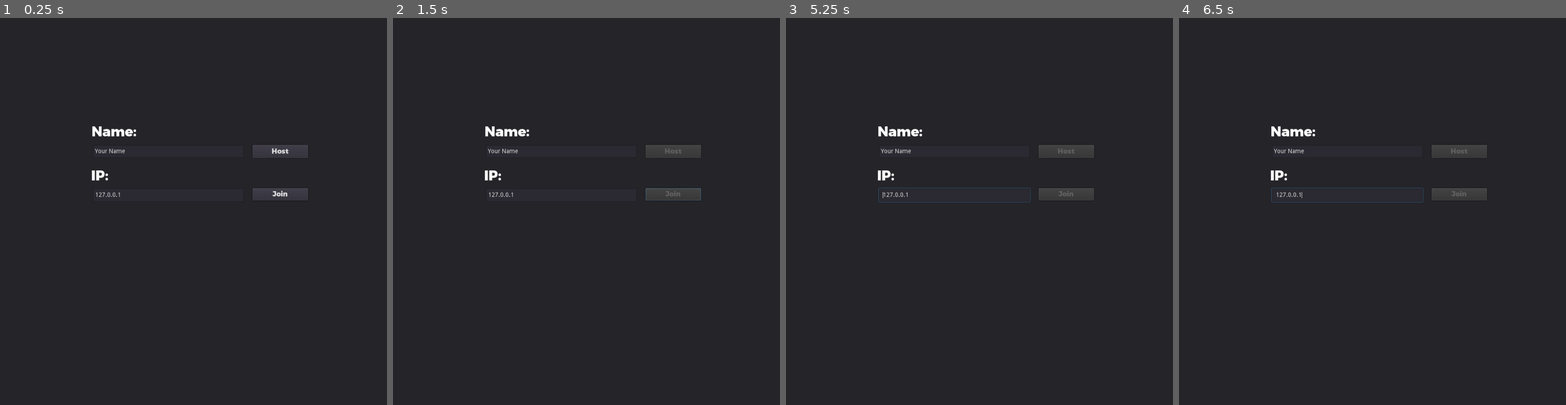
Above: before the commit, frames 1-4 (left to right).
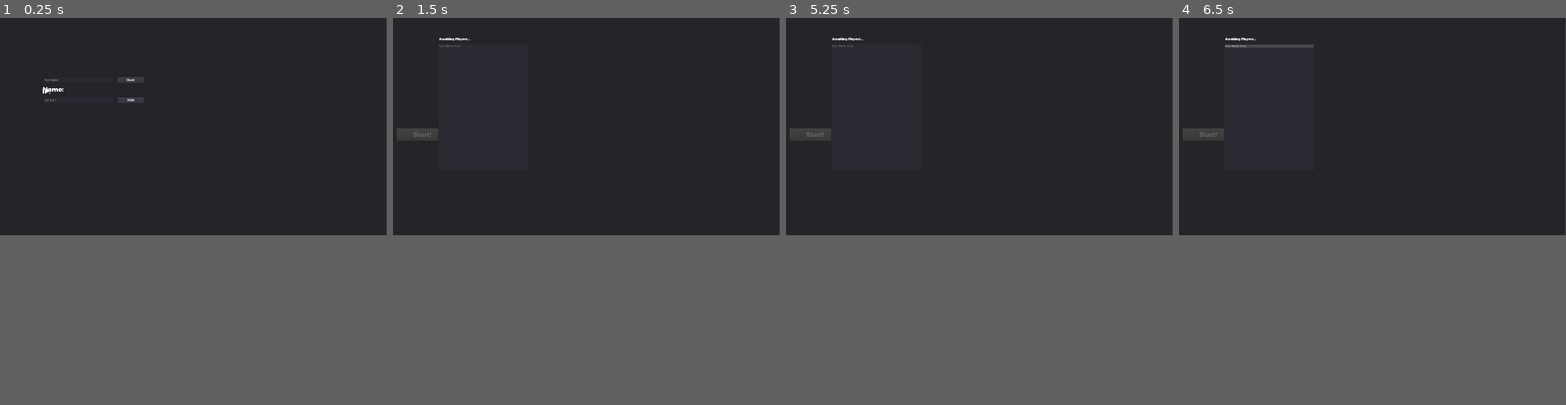
Above: after the commit, the same moments.

Repository: Roket132/GDMaze
Game: Godot game, scene res://Network/Lobby.tscn
Two runs of this game, one before a commit and one after it. Both use one fixed random seed, a clock stepped at 60 frames per second and the inputs below.
Inputs (mouse positions are in pixels of both pictures, inside the frame that each line leads up to):
- Up to frame 1 (0.25 s): no input
- Up to frame 2 (1.5 s): tap Enter at 0.5 s; move the mouse to (671, 192) at 0.52 s; hold Right (ui_right) 0.53-1.25 s; hold Middle mouse button (cam_drag) 0.53-1.25 s; click (671, 192) at 0.67 s; click (524, 130) at 1.25 s, where only the run after the commit has a clickable "Host"
- Up to frame 3 (5.25 s): drag from (902, 230) to (960, 288) at 2.02 s; move the mouse to (1018, 126) at 2.77 s; hold Right (ui_right) 2.78-3.5 s; hold Middle mouse button (cam_drag) 2.78-3.5 s; click (1018, 126) at 2.92 s; drag from (960, 288) to (863, 153) at 3.52 s; move the mouse to (1095, 269) at 4.27 s; hold Left (ui_left) 4.28-5 s; hold Middle mouse button (cam_drag) 4.28-5 s; click (1095, 269) at 4.42 s; tap Space at 5 s; drag from (863, 153) to (921, 114) at 5.02 s
- Up to frame 4 (6.5 s): tap Enter at 5.75 s; move the mouse to (1391, 211) at 5.77 s; hold Down (ui_down) from 5.78 s (still down); hold Middle mouse button (cam_drag) from 5.78 s (still down); click (1391, 211) at 5.92 s
In our replay, the window is 800x800 before the commit and 799x449 after it. These sizes can differ from the game's own. Grey fills any space a smaller window leaves; there, only what the larger window draws over its background counts as a difference.

The runs differ from the first frame. In frame 1, 1.1% of the frame differs, in the area x 11-80%, y 15-47%; in frame 2, 1.2%; in frame 3, 1.3%; in frame 4, 1.5%, in the area x 1-80%, y 5-48%.
Error before the commit: Invalid get index '0' (on base: 'PoolStringArray'). (res://Map/Map.gd:30)

Commit message:
shadows

Diff:
--- /dev/null
+++ b/Interface/PlayerGUI/PlayerPanel.gd
@@ -0,0 +1,11 @@
+extends MarginContainer
+
+# Declare member variables here. Examples:
+# var a = 2
+# var b = "text"
+
+# Called when the node enters the scene tree for the first time.
+func _ready():
+	set_size(Vector2(OS.get_window_size().x, 64 + 32))
+	if get_tree().is_network_server():
+		queue_free()
--- /dev/null
+++ b/Interface/PlayerGUI/PlayerPanel.tscn
@@ -0,0 +1,123 @@
+[gd_scene load_steps=2 format=2]
+
+[ext_resource path="res://Interface/PlayerGUI/PlayerPanel.gd" type="Script" id=1]
+
+[node name="PlayerPanel" type="MarginContainer"]
+anchor_top = 1.0
+anchor_bottom = 1.0
+margin_top = -96.0
+margin_right = 1920.0
+size_flags_horizontal = 7
+size_flags_vertical = 5
+script = ExtResource( 1 )
+
+[node name="Panel" type="Panel" parent="."]
+margin_right = 1920.0
+margin_bottom = 96.0
+
+[node name="HBoxContainer" type="HBoxContainer" parent="Panel"]
+anchor_right = 1.0
+anchor_bottom = 1.0
+
+[node name="VBoxContainer" type="VBoxContainer" parent="Panel/HBoxContainer"]
+margin_right = 1799.0
+margin_bottom = 96.0
+size_flags_horizontal = 3
+size_flags_vertical = 3
+
+[node name="VSeparator" type="VSeparator" parent="Panel/HBoxContainer/VBoxContainer"]
+self_modulate = Color( 0, 0, 0, 0 )
+margin_right = 1799.0
+margin_bottom = 12.0
+size_flags_vertical = 3
+
+[node name="HBoxContainer" type="HBoxContainer" parent="Panel/HBoxContainer/VBoxContainer"]
+margin_top = 16.0
+margin_right = 1799.0
+margin_bottom = 80.0
+size_flags_horizontal = 3
+size_flags_vertical = 3
+
+[node name="HSeparator2" type="HSeparator" parent="Panel/HBoxContainer/VBoxContainer/HBoxContainer"]
+self_modulate = Color( 1, 1, 1, 0 )
+margin_right = 75.0
+margin_bottom = 64.0
+rect_min_size = Vector2( 75, 0 )
+
+[node name="InvContainer" type="HBoxContainer" parent="Panel/HBoxContainer/VBoxContainer/HBoxContainer"]
+margin_left = 79.0
+margin_right = 321.0
+margin_bottom = 64.0
+custom_constants/separation = 25
+
+[node name="Inv_1" type="Button" parent="Panel/HBoxContainer/VBoxContainer/HBoxContainer/InvContainer"]
+margin_right = 64.0
+margin_bottom = 64.0
+rect_min_size = Vector2( 64, 64 )
+
+[node name="Inv_2" type="Button" parent="Panel/HBoxContainer/VBoxContainer/HBoxContainer/InvContainer"]
+margin_left = 89.0
+margin_right = 153.0
+margin_bottom = 64.0
+rect_min_size = Vector2( 64, 0 )
+
+[node name="Inv_3" type="Button" parent="Panel/HBoxContainer/VBoxContainer/HBoxContainer/InvContainer"]
+margin_left = 178.0
+margin_right = 242.0
+margin_bottom = 64.0
+rect_min_size = Vector2( 64, 0 )
+
+[node name="HSeparator" type="HSeparator" parent="Panel/HBoxContainer/VBoxContainer/HBoxContainer"]
+modulate = Color( 0.145098, 0.145098, 0.164706, 1 )
+self_modulate = Color( 1, 1, 1, 0 )
+margin_left = 325.0
+margin_right = 1799.0
+margin_bottom = 64.0
+size_flags_horizontal = 3
+size_flags_vertical = 3
+
+[node name="VSeparator2" type="VSeparator" parent="Panel/HBoxContainer/VBoxContainer"]
+self_modulate = Color( 1, 1, 1, 0 )
+show_behind_parent = true
+margin_top = 84.0
+margin_right = 1799.0
+margin_bottom = 96.0
+size_flags_vertical = 3
+
+[node name="InfoContainer" type="VBoxContainer" parent="Panel/HBoxContainer"]
+editor/display_folded = true
+margin_left = 1803.0
+margin_right = 1920.0
+margin_bottom = 96.0
+
+[node name="VSeparator" type="VSeparator" parent="Panel/HBoxContainer/InfoContainer"]
+self_modulate = Color( 1, 1, 1, 0 )
+margin_right = 117.0
+margin_bottom = 37.0
+size_flags_vertical = 3
+
+[node name="HBoxContainer" type="HBoxContainer" parent="Panel/HBoxContainer/InfoContainer"]
+margin_top = 41.0
+margin_right = 117.0
+margin_bottom = 55.0
+
+[node name="Label" type="Label" parent="Panel/HBoxContainer/InfoContainer/HBoxContainer"]
+margin_right = 38.0
+margin_bottom = 14.0
+text = "Name"
+
+[node name="HSeparator" type="HSeparator" parent="Panel/HBoxContainer/InfoContainer/HBoxContainer"]
+self_modulate = Color( 1, 1, 1, 0 )
+margin_left = 42.0
+margin_right = 117.0
+margin_bottom = 14.0
+rect_min_size = Vector2( 75, 0 )
+size_flags_horizontal = 3
+size_flags_vertical = 3
+
+[node name="VSeparator2" type="VSeparator" parent="Panel/HBoxContainer/InfoContainer"]
+self_modulate = Color( 1, 1, 1, 0 )
+margin_top = 59.0
+margin_right = 117.0
+margin_bottom = 96.0
+size_flags_vertical = 3
--- a/Interface/PlayerInfo.tscn
+++ b/Interface/SpectatorGUI/PlayerInfo.tscn
@@ -1,6 +1,6 @@
 [gd_scene load_steps=3 format=2]
 
-[ext_resource path="res://Interface/PlayerInfo.gd" type="Script" id=1]
+[ext_resource path="res://Interface/SpectatorGUI/PlayerInfo.gd" type="Script" id=1]
 [ext_resource path="res://Player/sprites/stay_forward.png" type="Texture" id=2]
 
 [node name="Control" type="MarginContainer"]
--- a/Interface/VBoxContainer.gd
+++ /dev/null
@@ -1,10 +0,0 @@
-extends VBoxContainer
-
-func _ready():
-	$HBoxContainer/Avatar.set_size(Vector2(64, 64))
-	$HBoxContainer/Name.set_size(Vector2(64, 192))
-
-	$ScoreBox.set_size(Vector2(35, 256))
-	$MoneyBox.set_size(Vector2(35, 256))
-
-	$VBox
--- a/Map/Map.gd
+++ b/Map/Map.gd
@@ -18,6 +18,8 @@
 func _ready():
 	load_map("C:/Users/Dmitry/Desktop/GODOT PICTURE/GDMaze.txt")
 	draw_map(map)
+	if get_tree().is_network_server():
+		material.set_light_mode(0) # Normal mode
 
 func _physics_process(delta):
 	pass
--- a/Map/Map.tscn
+++ b/Map/Map.tscn
@@ -6,12 +6,18 @@
 [ext_resource path="res://StaticObjects/Bonfire.tscn" type="PackedScene" id=4]
 [ext_resource path="res://StaticObjects/Torch.tscn" type="PackedScene" id=5]
 
-[sub_resource type="ConvexPolygonShape2D" id=1]
+[sub_resource type="CanvasItemMaterial" id=1]
+light_mode = 2
+
+[sub_resource type="OccluderPolygon2D" id=6]
+polygon = PoolVector2Array( 0, 0, 64, 0, 64, 64, 0, 64 )
+
+[sub_resource type="ConvexPolygonShape2D" id=3]
 points = PoolVector2Array( 0, 0, 64, 0, 64, 64, 0, 64 )
 
-[sub_resource type="GDScript" id=2]
+[sub_resource type="GDScript" id=4]
 
-[sub_resource type="TileSet" id=3]
+[sub_resource type="TileSet" id=5]
 0/name = "grass.png 0"
 0/texture = ExtResource( 1 )
 0/tex_offset = Vector2( 0, 0 )
@@ -29,20 +35,22 @@
 1/region = Rect2( 0, 0, 64, 64 )
 1/tile_mode = 0
 1/occluder_offset = Vector2( 0, 0 )
+1/occluder = SubResource( 6 )
 1/navigation_offset = Vector2( 0, 0 )
 1/shapes = [ {
 "autotile_coord": Vector2( 0, 0 ),
 "one_way": false,
 "one_way_margin": 1.0,
-"shape": SubResource( 1 ),
+"shape": SubResource( 3 ),
 "shape_transform": Transform2D( 1, 0, 0, 1, 0, 0 )
 } ]
 1/z_index = 0
-script = SubResource( 2 )
+script = SubResource( 4 )
 
 [node name="Map" type="TileMap"]
+material = SubResource( 1 )
 position = Vector2( 2, -1 )
-tile_set = SubResource( 3 )
+tile_set = SubResource( 5 )
 format = 1
 tile_data = PoolIntArray( 3866652, 0, 0 )
 script = ExtResource( 3 )
--- a/Network/Lobby.gd
+++ b/Network/Lobby.gd
@@ -39,6 +39,7 @@
 	var player_name = $Connect/NameEdit.text
 	gamestate.join_game(ip, player_name)
 
+
 func _on_connection_success():
 	get_node("Connect").hide()
 	get_node("Players").show()
--- a/Network/Lobby.tscn
+++ b/Network/Lobby.tscn
@@ -91,15 +91,12 @@
 visible = false
 anchor_right = 1.0
 anchor_bottom = 1.0
-__meta__ = {
-"_edit_group_": true
-}
 
 [node name="Start" type="Button" parent="Players"]
-margin_left = 320.0
-margin_top = 797.617
-margin_right = 576.0
-margin_bottom = 861.617
+margin_left = 18.3488
+margin_top = 547.783
+margin_right = 274.349
+margin_bottom = 611.783
 custom_fonts/font = SubResource( 5 )
 text = "Start!"
 
--- a/Network/gamestate.gd
+++ b/Network/gamestate.gd
@@ -146,6 +146,7 @@
 	host.create_client(ip, DEFAULT_PORT)
 	get_tree().set_network_peer(host)
 
+
 func get_player_list():
 	return players.values()
 
--- a/Player/Player.gd
+++ b/Player/Player.gd
@@ -31,6 +31,9 @@
 
 	if is_network_master():
 		$Camera2D.make_current()
+
+	if get_tree().is_network_server():
+		$Camera2D/ParallaxBackground/Sprite.queue_free()
 
 	print($AnimatedSprite.frames)
 	settings["texture"] = $AnimatedSprite.frames.get_frame("stay_forward", 0)
@@ -83,9 +86,9 @@
 		$AnimatedSprite.animation = "stay_forward"
 
 	if settings["rest_of_bonfire"] == 0:
-		$Camera2D.zoom = Vector2(0.5, 0.5)
+		$Light2D.set_texture_scale(1.96)
 	else:
-		$Camera2D.zoom = Vector2(0.643, 0.643)
+		$Light2D.set_texture_scale(2.76)
 
 	if is_network_master():
 		rset("puppet_pos", position)
--- a/Player/Player.tscn
+++ b/Player/Player.tscn
@@ -1,21 +1,24 @@
-[gd_scene load_steps=7 format=2]
+[gd_scene load_steps=10 format=2]
 
 [ext_resource path="res://Player/Player.gd" type="Script" id=1]
-[ext_resource path="res://Player/sprites/move_forward_1.png" type="Texture" id=2]
-[ext_resource path="res://Player/sprites/move_forward_2.png" type="Texture" id=3]
-[ext_resource path="res://Player/sprites/stay_forward.png" type="Texture" id=4]
+[ext_resource path="res://Player/sprites/stay_forward.png" type="Texture" id=2]
+[ext_resource path="res://Player/sprites/move_forward_1.png" type="Texture" id=3]
+[ext_resource path="res://Player/sprites/move_forward_2.png" type="Texture" id=4]
+[ext_resource path="res://Interface/PlayerGUI/PlayerPanel.tscn" type="PackedScene" id=5]
+[ext_resource path="res://Player/sprites/Fog.png" type="Texture" id=6]
+[ext_resource path="res://Player/sprites/splat_gr.png" type="Texture" id=7]
 
 [sub_resource type="SpriteFrames" id=1]
 animations = [ {
-"frames": [ ExtResource( 2 ), ExtResource( 3 ) ],
+"frames": [ ExtResource( 2 ) ],
+"loop": true,
+"name": "stay_forward",
+"speed": 5.0
+}, {
+"frames": [ ExtResource( 3 ), ExtResource( 4 ) ],
 "loop": true,
 "name": "move_forward",
 "speed": 10.0
-}, {
-"frames": [ ExtResource( 4 ) ],
-"loop": true,
-"name": "stay_forward",
-"speed": 5.0
 } ]
 
 [sub_resource type="RectangleShape2D" id=2]
@@ -25,9 +28,6 @@
 position = Vector2( 0, -0.35849 )
 input_pickable = true
 script = ExtResource( 1 )
-__meta__ = {
-"_edit_group_": true
-}
 
 [node name="AnimatedSprite" type="AnimatedSprite" parent="."]
 frames = SubResource( 1 )
@@ -42,4 +42,34 @@
 drag_margin_top = 0.0
 drag_margin_right = 0.0
 drag_margin_bottom = 0.0
+
+[node name="CanvasLayer" type="CanvasLayer" parent="Camera2D"]
+
+[node name="PlayerPanel" parent="Camera2D/CanvasLayer" instance=ExtResource( 5 )]
+
+[node name="ParallaxBackground" type="ParallaxBackground" parent="Camera2D"]
+
+[node name="Sprite" type="Sprite" parent="Camera2D/ParallaxBackground"]
+visible = false
+position = Vector2( 958.998, 539.574 )
+scale = Vector2( 7.48882, 4.21207 )
+texture = ExtResource( 6 )
+normal_map = ExtResource( 6 )
+
+[node name="ColorRect" type="ColorRect" parent="Camera2D/ParallaxBackground"]
+anchor_right = 1.0
+anchor_bottom = 1.0
+color = Color( 0, 0, 0, 1 )
+
+[node name="Light2D" type="Light2D" parent="."]
+light_mask = 7
+texture = ExtResource( 7 )
+texture_scale = 1.96
+mode = 2
+shadow_enabled = true
+shadow_buffer_size = 4096
+shadow_gradient_length = 4.0
+shadow_filter = 5
+shadow_filter_smooth = 32.0
+shadow_item_cull_mask = 7
 [connection signal="input_event" from="." to="." method="_on_Player_input_event"]
--- a/Player/SmartCamera.gd
+++ /dev/null
@@ -1,43 +0,0 @@
-extends Camera2D
-
-const MAX_ZOOM_LEVEL = 0.5
-const MIN_ZOOM_LEVEL = 4.0
-const ZOOM_INCREMENT = 0.5
-
-signal moved()
-signal zoomed()
-
-var _current_zoom_level = 1
-var _drag = false
-
-func _input(event):
-	if not get_tree().is_network_server():
-		return
-	if event.is_action_pressed("cam_drag"):
-        _drag = true
-	elif event.is_action_released("cam_drag"):
-        _drag = false
-	elif event.is_action("cam_zoom_in"):
-        _update_zoom(-ZOOM_INCREMENT, get_local_mouse_position())
-	elif event.is_action("cam_zoom_out"):
-        _update_zoom(ZOOM_INCREMENT, get_local_mouse_position())
-	elif event is InputEventMouseMotion && _drag:
-        set_offset(get_offset() - event.relative * _current_zoom_level)
-        emit_signal("moved")
-
-func _update_zoom(incr, zoom_anchor):
-    var old_zoom = _current_zoom_level
-    _current_zoom_level += incr
-    if _current_zoom_level < MAX_ZOOM_LEVEL:
-        _current_zoom_level = MAX_ZOOM_LEVEL
-    elif _current_zoom_level > MIN_ZOOM_LEVEL:
-        _current_zoom_level = MIN_ZOOM_LEVEL
-    if old_zoom == _current_zoom_level:
-        return
-
-    var zoom_center = zoom_anchor - get_offset()
-    var ratio = 1 - _current_zoom_level / old_zoom
-    set_offset(get_offset() + zoom_center*ratio)
-
-    set_zoom(Vector2(_current_zoom_level, _current_zoom_level))
-    emit_signal("zoomed")
--- a/Player/SmartCamera.tscn
+++ /dev/null
@@ -1,10 +0,0 @@
-[gd_scene load_steps=2 format=2]
-
-[ext_resource path="res://Player/SmartCamera.gd" type="Script" id=1]
-
-[node name="SmartCamera" type="Camera2D"]
-drag_margin_left = 0.0
-drag_margin_top = 0.0
-drag_margin_right = 0.0
-drag_margin_bottom = 0.0
-script = ExtResource( 1 )
--- a/Player/Spectator.gd
+++ b/Player/Spectator.gd
@@ -33,6 +33,6 @@
 	focus_pawn = pawn
 
 func add_player(pl):
-	var info = load("res://Interface/PlayerInfo.tscn").instance()
+	var info = load("res://Interface/SpectatorGUI/PlayerInfo.tscn").instance()
 	info.set_player(pl)
 	$CanvasLayer/PlayersPanel/Panel/VScrollBar/VBoxContainer.add_child(info)
--- a/Player/Spectator.tscn
+++ b/Player/Spectator.tscn
@@ -1,7 +1,7 @@
 [gd_scene load_steps=3 format=2]
 
 [ext_resource path="res://Player/Spectator.gd" type="Script" id=1]
-[ext_resource path="res://Interface/PlayersPanel.tscn" type="PackedScene" id=2]
+[ext_resource path="res://Interface/SpectatorGUI/PlayersPanel.tscn" type="PackedScene" id=2]
 
 [node name="Spectator" type="Camera2D"]
 limit_left = -288
--- a/StaticObjects/Bonfire.tscn
+++ b/StaticObjects/Bonfire.tscn
@@ -15,9 +15,11 @@
 extents = Vector2( 28.9847, 28.0953 )
 
 [node name="Bonfire" type="Area2D"]
+use_parent_material = true
 script = ExtResource( 1 )
 
 [node name="AnimatedSprite" type="AnimatedSprite" parent="."]
+use_parent_material = true
 frames = SubResource( 1 )
 animation = "fire"
 
--- a/StaticObjects/Torch.tscn
+++ b/StaticObjects/Torch.tscn
@@ -7,9 +7,11 @@
 extents = Vector2( 27.5901, 28.1843 )
 
 [node name="Torch" type="Area2D"]
+use_parent_material = true
 script = ExtResource( 1 )
 
 [node name="Sprite" type="Sprite" parent="."]
+use_parent_material = true
 texture = ExtResource( 2 )
 
 [node name="CollisionShape2D" type="CollisionShape2D" parent="."]
--- /dev/null
+++ b/input_script.gd
@@ -0,0 +1,5 @@
+extends Node
+
+func _input(event):
+	if event.is_action_pressed("ui_fullscreen"):
+		OS.set_window_fullscreen(not OS.is_window_fullscreen())
--- a/project.godot
+++ b/project.godot
@@ -33,13 +33,13 @@
 [autoload]
 
 gamestate="*res://Network/gamestate.gd"
-Map="res://Map/Map.gd"
+input_script="*res://input_script.gd"
 
 [display]
 
-window/size/width=896
-window/size/height=896
-window/size/resizable=false
+window/size/width=1920
+window/size/height=1080
+window/stretch/aspect="keep"
 
 [input]
 
@@ -58,6 +58,11 @@
 "events": [ Object(InputEventKey,"resource_local_to_scene":false,"resource_name":"","device":0,"alt":true,"shift":false,"control":false,"meta":false,"command":false,"pressed":false,"scancode":16777236,"unicode":0,"echo":false,"script":null)
  ]
 }
+ui_fullscreen={
+"deadzone": 0.5,
+"events": [ Object(InputEventKey,"resource_local_to_scene":false,"resource_name":"","device":0,"alt":true,"shift":false,"control":false,"meta":false,"command":false,"pressed":false,"scancode":16777221,"unicode":0,"echo":false,"script":null)
+ ]
+}
 
 [rendering]
 
Renamed: Interface/PlayerInfo.gd -> Interface/SpectatorGUI/PlayerInfo.gd
Renamed: Interface/PlayersPanel.gd -> Interface/SpectatorGUI/PlayersPanel.gd
Renamed: Interface/PlayersPanel.tscn -> Interface/SpectatorGUI/PlayersPanel.tscn
Not shown: 1 places in Map/Map.tscn that only renumber resources
Binary file added: Player/sprites/Fog.png
Not shown, added: Player/sprites/Fog.png.import
Binary file added: Player/sprites/splat.png
Not shown, added: Player/sprites/splat.png.import
Binary file added: Player/sprites/splat2.png
Not shown, added: Player/sprites/splat2.png.import
Binary file added: Player/sprites/splat_gr.png
Not shown, added: Player/sprites/splat_gr.png.import
(and 2 more such lines)
